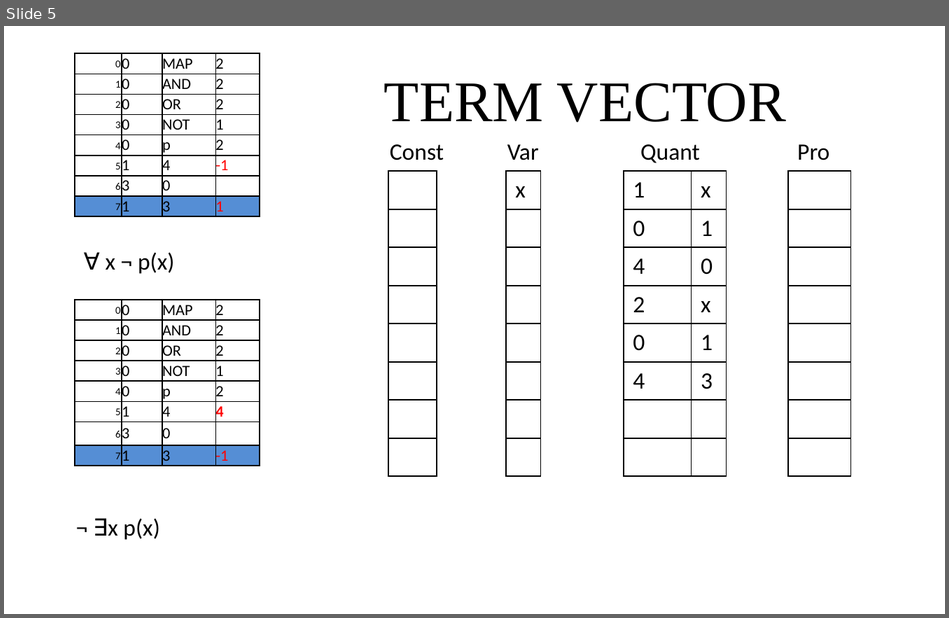
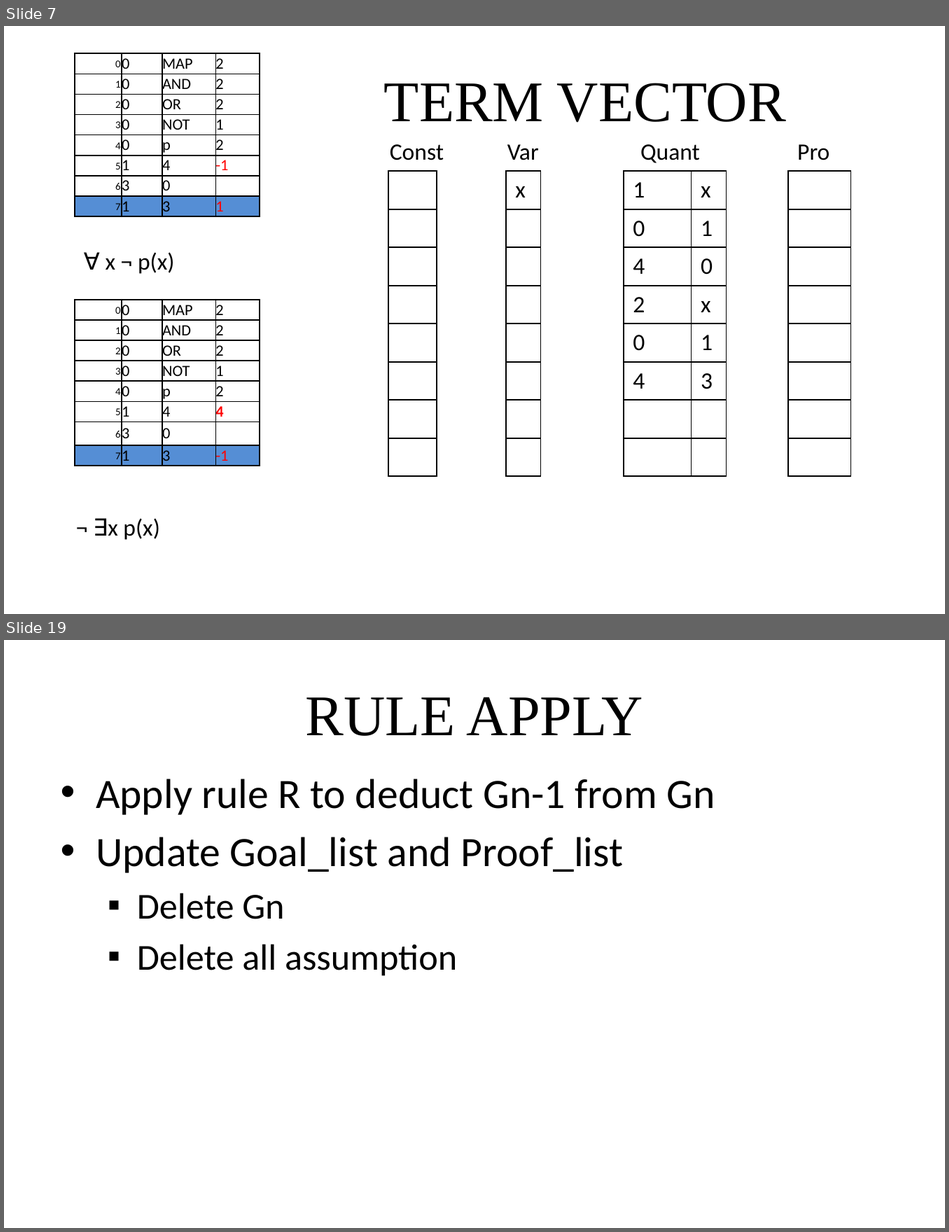
Before and after one commit to giang-rocker/logic, a slide deck: Report/SUY LUẬN TỰ NHIÊN.pptx. Shown one above the other, each under a label of ours: slide 5 before the commit, slides 7 and 19 after it; the slides between them are not shown. The pictures are 949x618 and 949x1232 pixels, drawn with LibreOffice and Linux fonts; fonts in the diff are those of the drawing. Boxes give left, top, right and bottom in pixels: in the first picture for what was removed or moved away, otherwise in the second. Text is boxed around its words. In the diff, an @@ line names an element or a change of style, - is before the commit and + after.

```diff
--- a/Report/SUY LUẬN TỰ NHIÊN.pptx
+++ b/Report/SUY LUẬN TỰ NHIÊN.pptx
@@ slide 19 added at (x1=4, y1=640, x2=945, y2=1228), background #FFFFFF @@
@@ title added at (x1=306, y1=697, x2=643, y2=736), 44 pt, text #000000 @@
+RULE APPLY
@@ text added at (x1=96, y1=779, x2=714, y2=976), 32 pt, text #000000 @@
+• Apply rule R to deduct Gn-1 from Gn
+• Update Goal_list and Proof_list
+  ▪ Delete Gn
+  ▪ Delete all assumption
@@ what was slide 5 is now slide 7 @@
```
Also in this commit, not shown: 2 slides changed, 18 other slides added, 6 slides removed, 1 other file.
